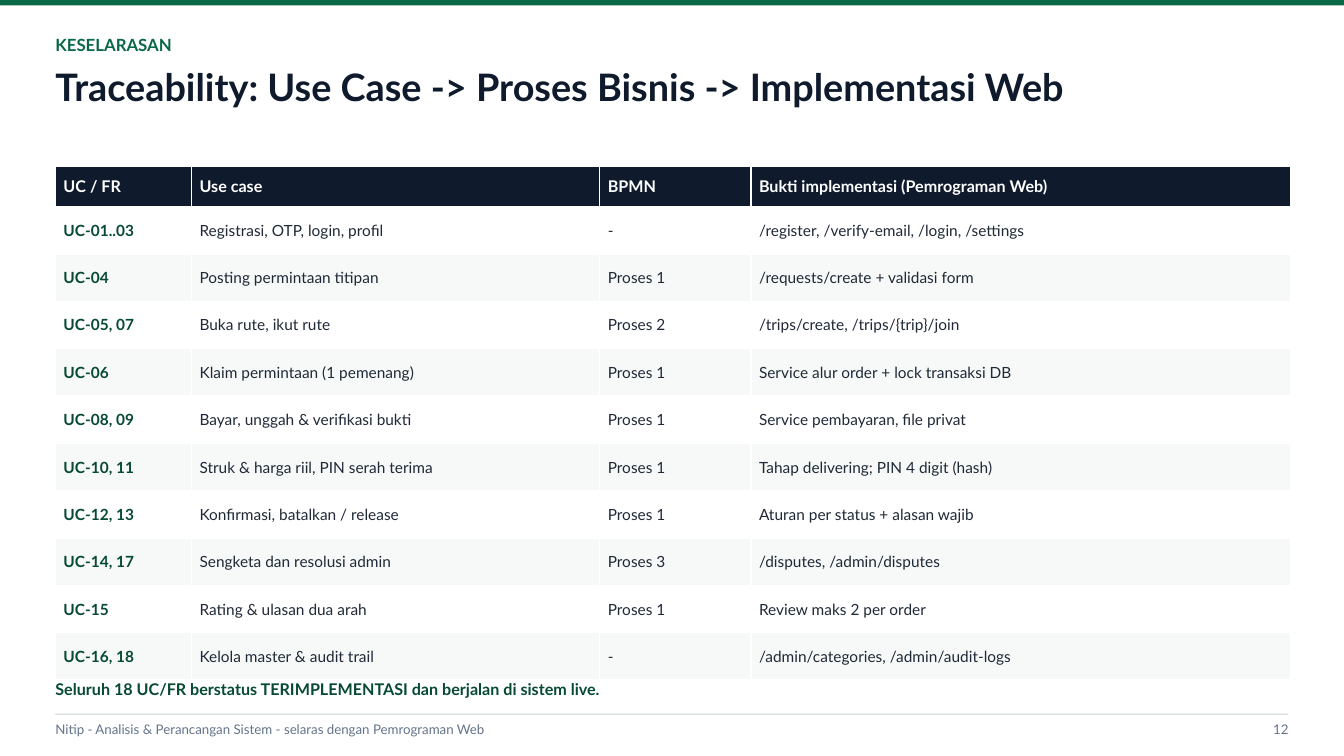
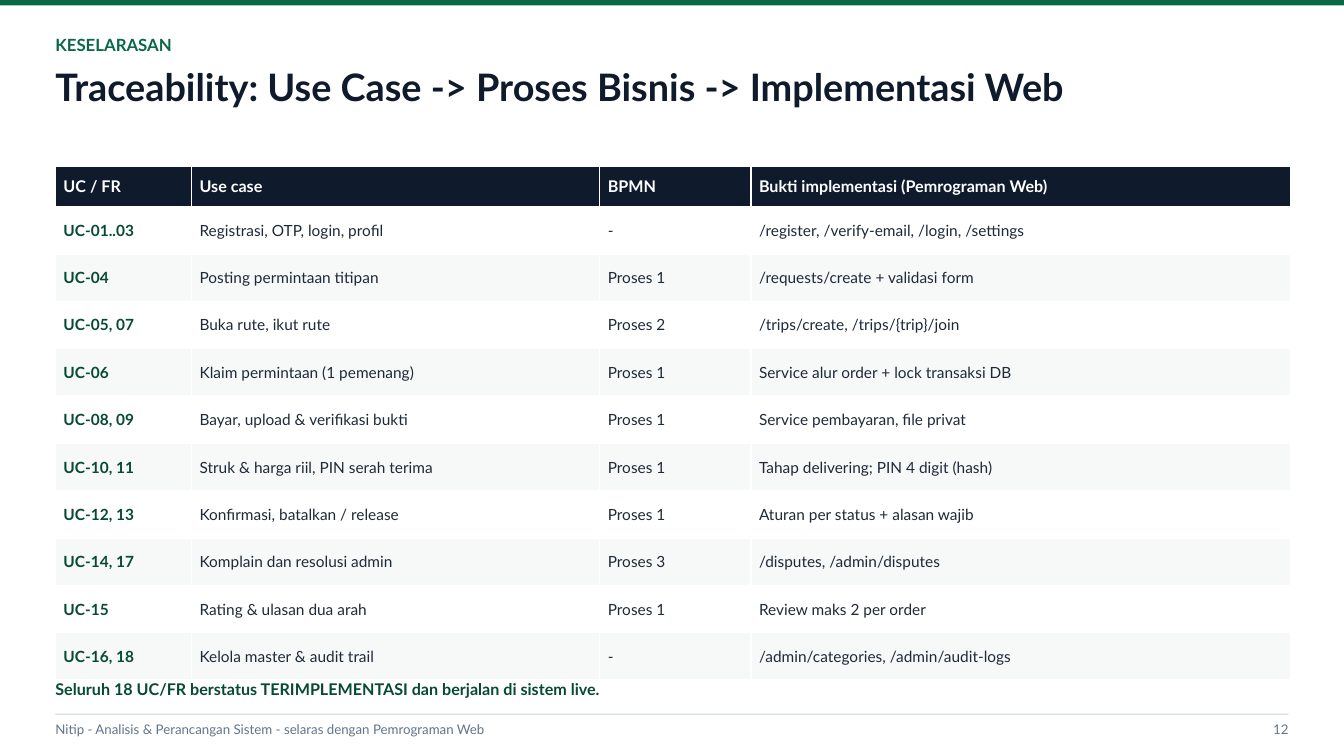
Before and after one commit to Fabiann227/nitip, a slide deck: slide 13 of presentasi/Nitip_Analisis_Perancangan_Sistem.pptx. Drawn at 1344x756 pixels with LibreOffice and Linux fonts; fonts in the diff are those of the drawing. Boxes give left, top, right and bottom in pixels: in the first picture for what was removed or moved away, otherwise in the second. Text is boxed around its words. In the diff, an @@ line names an element or a change of style, - is before the commit and + after.

```diff
--- a/presentasi/Nitip_Analisis_Perancangan_Sistem.pptx
+++ b/presentasi/Nitip_Analisis_Perancangan_Sistem.pptx
@@ table at (55, 166, 1291, 681) @@
-row 6, column 2: Bayar, unggah & verifikasi bukti
+row 6, column 2: Bayar, upload & verifikasi bukti
-row 9, column 2: Sengketa dan resolusi admin
+row 9, column 2: Komplain dan resolusi admin
```
Also in this commit, not shown: 9 other slides changed, 17 other files.
